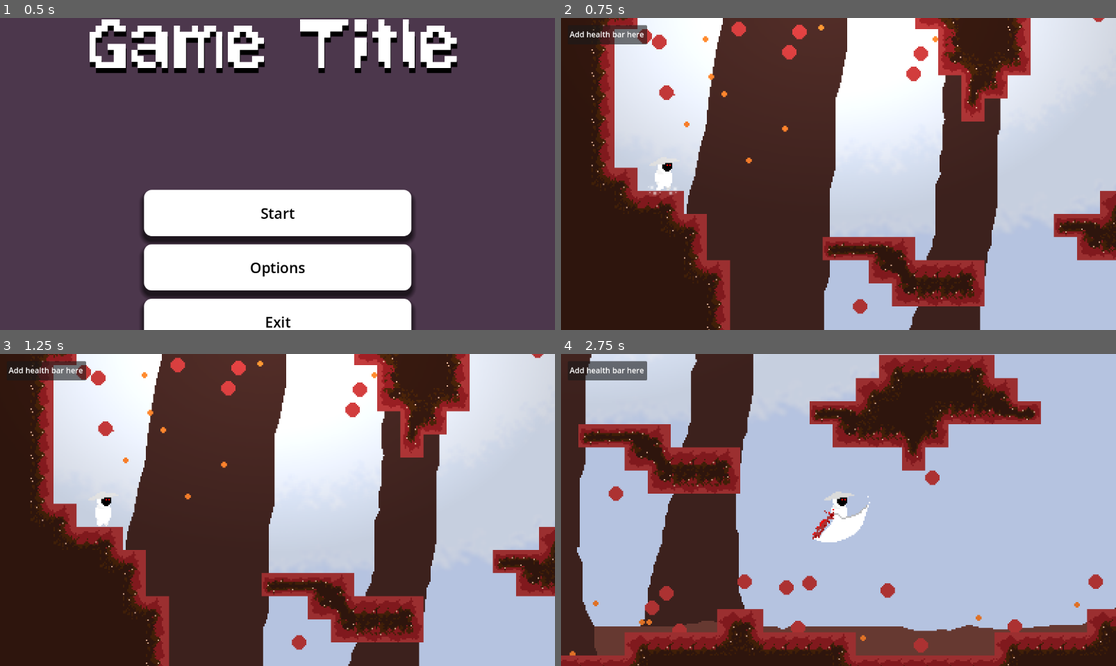
Above: before the commit, frames 1-4 (two rows, left to right).
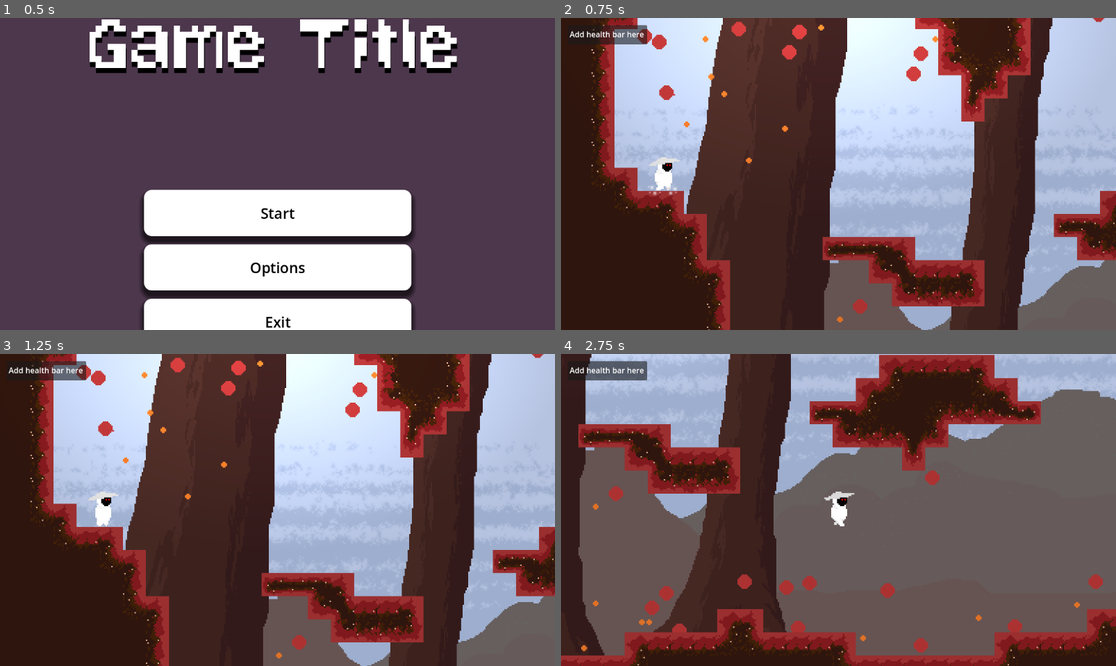
Above: after the commit, the same moments.

Repository: KirstenMayland/color2Dmetroidvania
Game: Godot game, scene res://scenes/gui/main_menu.tscn
Same seed, same stepped clock (60 frames per second), same inputs: the game is played once before the commit and once after it.
Inputs:
- Up to frame 1 (0.5 s): no input
- Up to frame 2 (0.75 s): click "Start" at 0.5 s
- Up to frame 3 (1.25 s): no input
- Up to frame 4 (2.75 s): hold D (move_right) from 1.28 s (still down); tap E (attack) at 1.35, 2.1 s; tap Space (jump) at 1.52, 2.27 s

Frame 1 is identical in both runs. In frame 2, 37% of the frame differs, in the area x 9-100%, y 0-100%; in frame 3, 37%; in frame 4, 61%, in the area x 1-100%, y 0-97%.

Commit message:
art assets

Diff:
--- a/project.godot
+++ b/project.godot
@@ -56,8 +56,7 @@
 }
 attack={
 "deadzone": 0.5,
-"events": [Object(InputEventMouseButton,"resource_local_to_scene":false,"resource_name":"","device":-1,"window_id":0,"alt_pressed":false,"shift_pressed":false,"ctrl_pressed":false,"meta_pressed":false,"button_mask":0,"position":Vector2(0, 0),"global_position":Vector2(0, 0),"factor":1.0,"button_index":1,"canceled":false,"pressed":false,"double_click":false,"script":null)
-, Object(InputEventKey,"resource_local_to_scene":false,"resource_name":"","device":-1,"window_id":0,"alt_pressed":false,"shift_pressed":false,"ctrl_pressed":false,"meta_pressed":false,"pressed":false,"keycode":0,"physical_keycode":69,"key_label":0,"unicode":101,"echo":false,"script":null)
+"events": [Object(InputEventKey,"resource_local_to_scene":false,"resource_name":"","device":-1,"window_id":0,"alt_pressed":false,"shift_pressed":false,"ctrl_pressed":false,"meta_pressed":false,"pressed":false,"keycode":0,"physical_keycode":69,"key_label":0,"unicode":101,"echo":false,"script":null)
 ]
 }
 pause_game={
--- a/scenes/entities/player.tscn
+++ b/scenes/entities/player.tscn
@@ -143,14 +143,6 @@
 atlas = ExtResource("6_e6iha")
 region = Rect2(512, 0, 128, 128)
 
-[sub_resource type="AtlasTexture" id="AtlasTexture_vsii1"]
-atlas = ExtResource("6_e6iha")
-region = Rect2(640, 0, 128, 128)
-
-[sub_resource type="AtlasTexture" id="AtlasTexture_2q7lw"]
-atlas = ExtResource("6_e6iha")
-region = Rect2(768, 0, 128, 128)
-
 [sub_resource type="AtlasTexture" id="AtlasTexture_jmssf"]
 atlas = ExtResource("7_of3wd")
 region = Rect2(0, 0, 128, 128)
@@ -329,16 +321,10 @@
 }, {
 "duration": 1.0,
 "texture": SubResource("AtlasTexture_q7h5h")
-}, {
-"duration": 1.0,
-"texture": SubResource("AtlasTexture_vsii1")
-}, {
-"duration": 1.0,
-"texture": SubResource("AtlasTexture_2q7lw")
 }],
 "loop": true,
 "name": &"slash",
-"speed": 8.0
+"speed": 11.0
 }, {
 "frames": [{
 "duration": 1.0,
@@ -700,7 +686,8 @@
 
 [sub_resource type="Animation" id="Animation_qsbw4"]
 resource_name = "SwordSlash"
-length = 0.65
+length = 0.4
+step = 0.05
 tracks/0/type = "value"
 tracks/0/imported = false
 tracks/0/enabled = true
@@ -708,7 +695,7 @@
 tracks/0/interp = 1
 tracks/0/loop_wrap = true
 tracks/0/keys = {
-"times": PackedFloat32Array(0, 0.1, 0.6),
+"times": PackedFloat32Array(0, 0.05, 0.4),
 "transitions": PackedFloat32Array(1, 1, 1),
 "update": 1,
 "values": [true, false, true]
@@ -720,10 +707,10 @@
 tracks/1/interp = 1
 tracks/1/loop_wrap = true
 tracks/1/keys = {
-"times": PackedFloat32Array(0, 0.1, 0.2, 0.3, 0.4, 0.5),
-"transitions": PackedFloat32Array(1, 1, 1, 1, 1, 1),
+"times": PackedFloat32Array(0, 0.05, 0.15, 0.25, 0.35),
+"transitions": PackedFloat32Array(1, 1, 1, 1, 1),
 "update": 0,
-"values": [Vector2(13, 25.2688), Vector2(13.8643, 25.9156), Vector2(15.8432, 26.5624), Vector2(27.501, 27.3758), Vector2(24.3072, 27.6813), Vector2(38.4811, 34.0806)]
+"values": [Vector2(12.1641, 26.5624), Vector2(13.2657, 26.5624), Vector2(16.5249, 26.5624), Vector2(18.8742, 26.5624), Vector2(20.8339, 26.5624)]
 }
 tracks/2/type = "value"
 tracks/2/imported = false
@@ -732,10 +719,10 @@
 tracks/2/interp = 1
 tracks/2/loop_wrap = true
 tracks/2/keys = {
-"times": PackedFloat32Array(0, 0.1, 0.2, 0.3, 0.4, 0.5),
-"transitions": PackedFloat32Array(1, 1, 1, 1, 1, 1),
+"times": PackedFloat32Array(0, 0.05, 0.15, 0.25, 0.35),
+"transitions": PackedFloat32Array(1, 1, 1, 1, 1),
 "update": 0,
-"values": [Vector2(14, -8), Vector2(4.84443, -4.23148), Vector2(8, -12), Vector2(12, -7), Vector2(12.1883, -3.31283), Vector2(5.00593, -0.758836)]
+"values": [Vector2(14, -11), Vector2(18.0816, -6.57814), Vector2(18.1267, -1.62463), Vector2(10, 5), Vector2(-6, 9)]
 }
 tracks/3/type = "value"
 tracks/3/imported = false
@@ -744,10 +731,10 @@
 tracks/3/interp = 1
 tracks/3/loop_wrap = true
 tracks/3/keys = {
-"times": PackedFloat32Array(0, 0.1, 0.2, 0.3, 0.4, 0.5),
-"transitions": PackedFloat32Array(1, 1, 1, 1, 1, 1),
+"times": PackedFloat32Array(0, 0.05, 0.15, 0.25, 0.35),
+"transitions": PackedFloat32Array(1, 1, 1, 1, 1),
 "update": 0,
-"values": [0.761594, 0.979072, 0.760566, -0.421762, 2.11255, 1.57861]
+"values": [-2.45025, -1.7618, -1.49298, -0.910766, 0.125774]
 }
 tracks/4/type = "value"
 tracks/4/imported = false
@@ -768,10 +755,10 @@
 tracks/5/interp = 1
 tracks/5/loop_wrap = true
 tracks/5/keys = {
-"times": PackedFloat32Array(0, 0.1, 0.2, 0.3, 0.4, 0.5, 0.6),
-"transitions": PackedFloat32Array(1, 1, 1, 1, 1, 1, 1),
-"update": 1,
-"values": [0, 1, 2, 3, 4, 5, 6]
+"times": PackedFloat32Array(0, 0.05, 0.15, 0.25, 0.35),
+"transitions": PackedFloat32Array(1, 1, 1, 1, 1),
+"update": 1,
+"values": [0, 1, 2, 3, 4]
 }
 
 [sub_resource type="Animation" id="Animation_pepxw"]
@@ -1062,6 +1049,7 @@
 position = Vector2(0, -0.5)
 sprite_frames = SubResource("SpriteFrames_rbujn")
 animation = &"slash"
+frame = 1
 
 [node name="AnimationPlayer" type="AnimationPlayer" parent="."]
 libraries = {
@@ -1093,7 +1081,6 @@
 max_health = 100.0
 
 [node name="HurtboxComponent" parent="." node_paths=PackedStringArray("health_component", "invulnerablilty_timer") instance=ExtResource("14_jqlrc")]
-visible = false
 collision_layer = 4
 collision_mask = 4
 health_component = NodePath("../HealthComponent")
@@ -1104,7 +1091,6 @@
 shape = SubResource("RectangleShape2D_yejrp")
 
 [node name="HitboxComponent" parent="." instance=ExtResource("21_iamod")]
-visible = false
 collision_layer = 2
 collision_mask = 2
 damage_dealt = 40
--- a/scripts/autoload/global.gd
+++ b/scripts/autoload/global.gd
@@ -12,6 +12,5 @@
 
 # ---------------------visuals---------------------------
 func change_character_visual_direction(character):
-	if character is CharacterBody2D:
-#		for child in character.get_children():
+	if character is CharacterBody2D and Engine.time_scale != 0:
 		character.scale.x = character.scale.x * -1
Binary file changed: assets/backgrounds/russet_grove_1.aseprite
Binary file changed: assets/backgrounds/russet_grove_1.png
Binary file changed: assets/backgrounds/russet_grove_2.aseprite
Binary file changed: assets/backgrounds/russet_grove_2.png
Binary file changed: assets/backgrounds/russet_grove_3.aseprite
Binary file changed: assets/backgrounds/russet_grove_3.png
Binary file changed: assets/backgrounds/russet_grove_4.aseprite
Binary file changed: assets/backgrounds/russet_grove_4.png
Binary file added: assets/entities/grove_guardian/grove_guardian.aseprite
Binary file added: assets/entities/grove_guardian/grove_guardian.png
Not shown, added: assets/entities/grove_guardian/grove_guardian.png.import
Binary file changed: assets/entities/player/player2.0-Slash.png
(and 2 more such lines)
